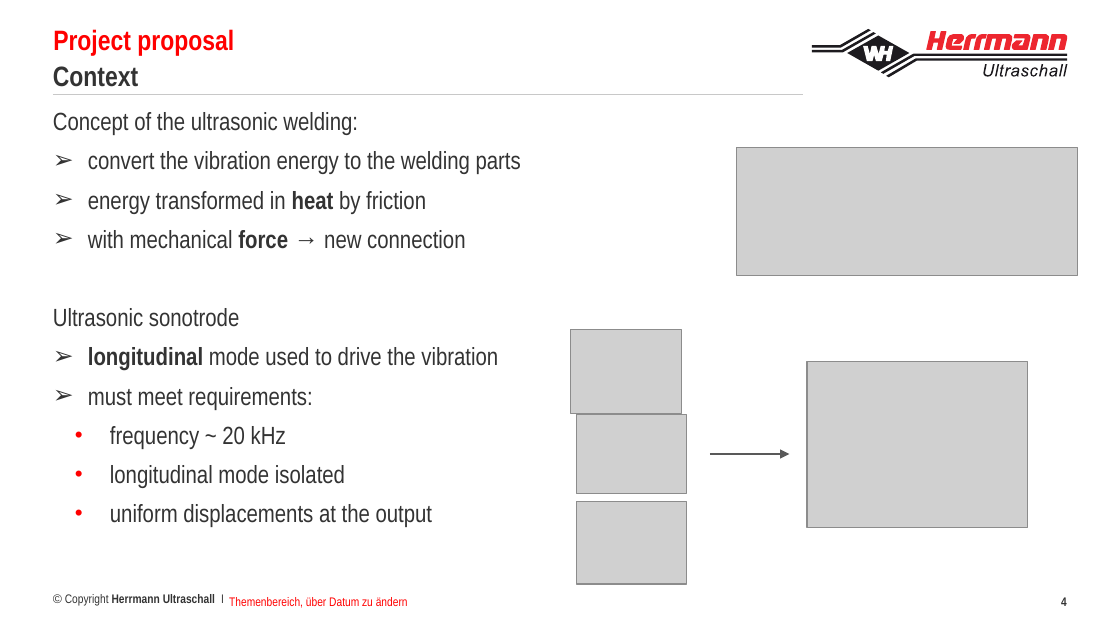
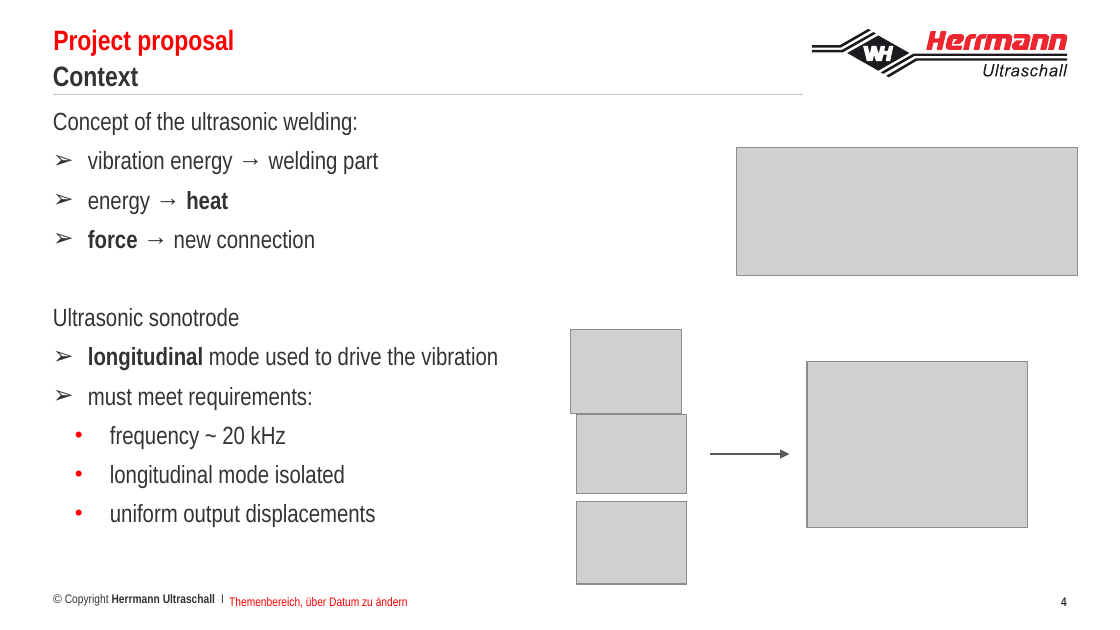
Before and after one commit to francoisbrouet/sep24_cds_int_us-welding, a slide deck: slide 4 of defense/Project defense Francois Brouet.pptx. Drawn at 1120x630 pixels with LibreOffice and Linux fonts; fonts in the diff are those of the drawing; grey boxes stand for pictures; background and template pictures are left out. Boxes give left, top, right and bottom in pixels: in the first picture for what was removed or moved away, otherwise in the second. Text is boxed around its words. In the diff, an @@ line names an element or a change of style, - is before the commit and + after.

Commit message:
250811 14:11

```diff
--- a/defense/Project defense Francois Brouet.pptx
+++ b/defense/Project defense Francois Brouet.pptx
@@ text at (x1=88, y1=151, x2=378, y2=249): text changed @@
-➢ convert the vibration energy to the welding parts
-➢ energy transformed in heat by friction
-➢ with mechanical force → new connection
+➢ vibration energy → welding part
+➢ energy → heat
+➢ force → new connection
@@ text at (x1=110, y1=504, x2=376, y2=527): text changed @@
-  • uniform displacements at the output
+  • uniform output displacements
```
Also in this commit, not shown: 1 other slide changed.
